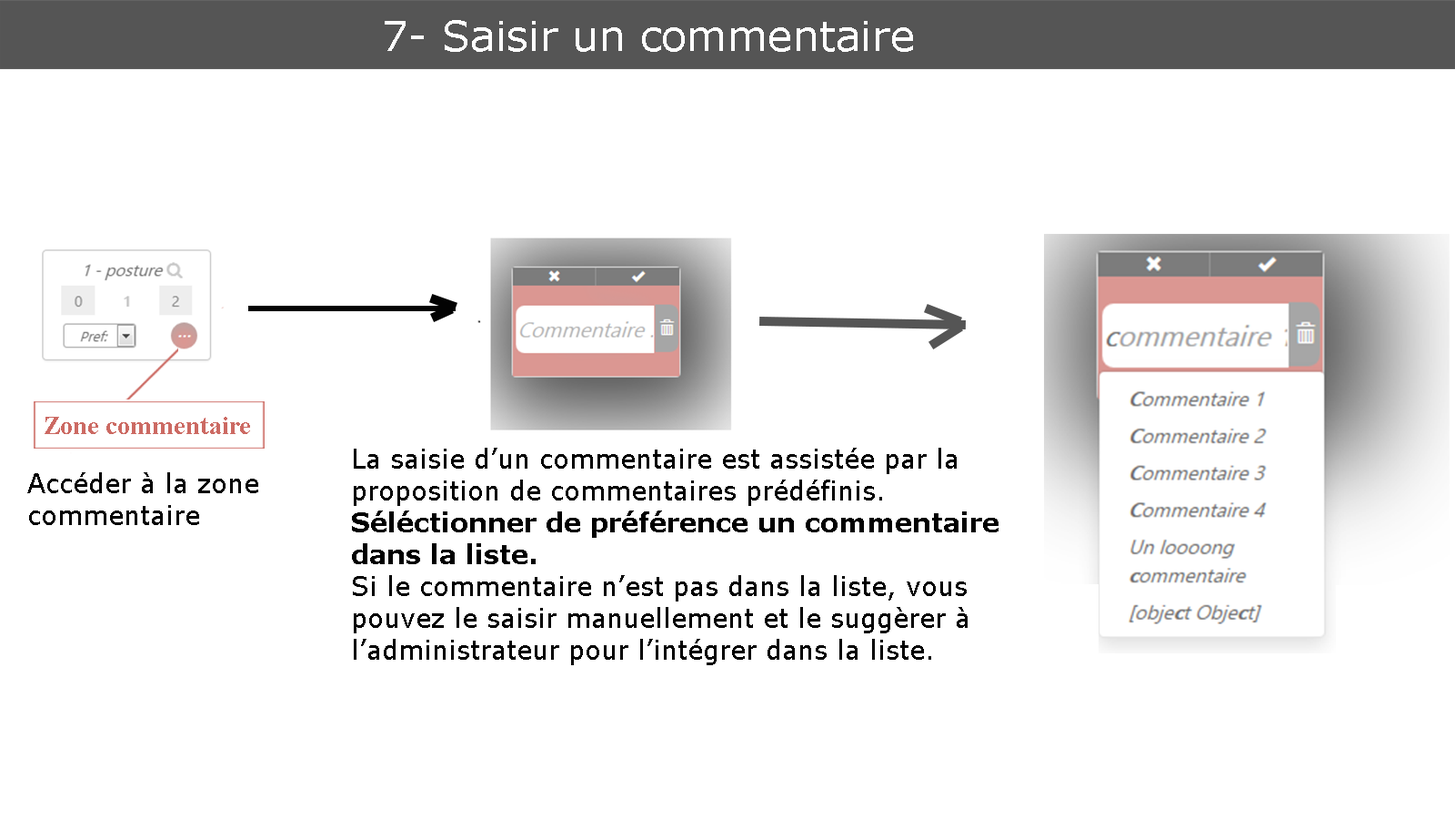
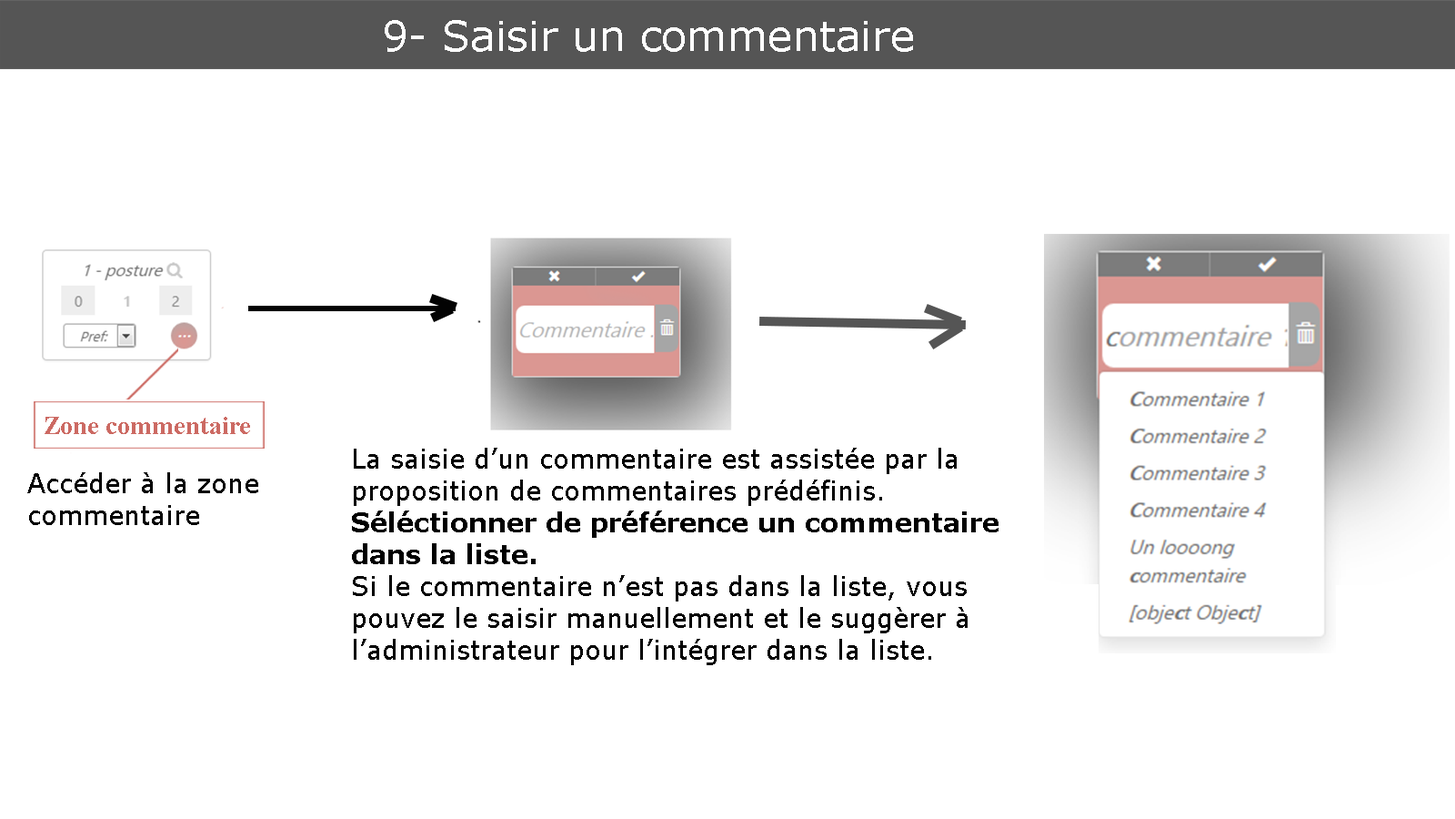
Layered file, before and after one edit (1455×819). Changes by layer:
renamed "7- Saisir un commentaire" to "9- Saisir un commentaire", painted on it over <box>384,20,406,52</box>
